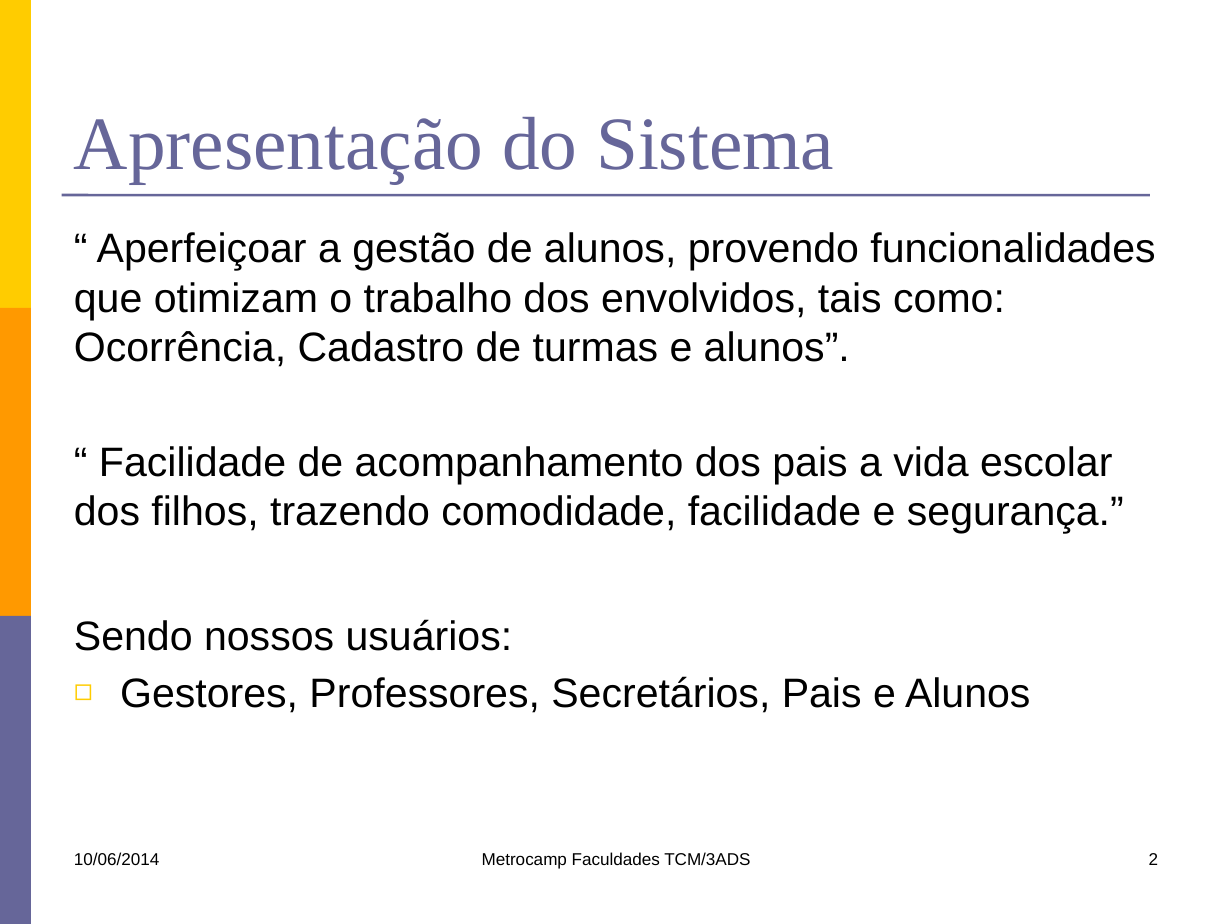
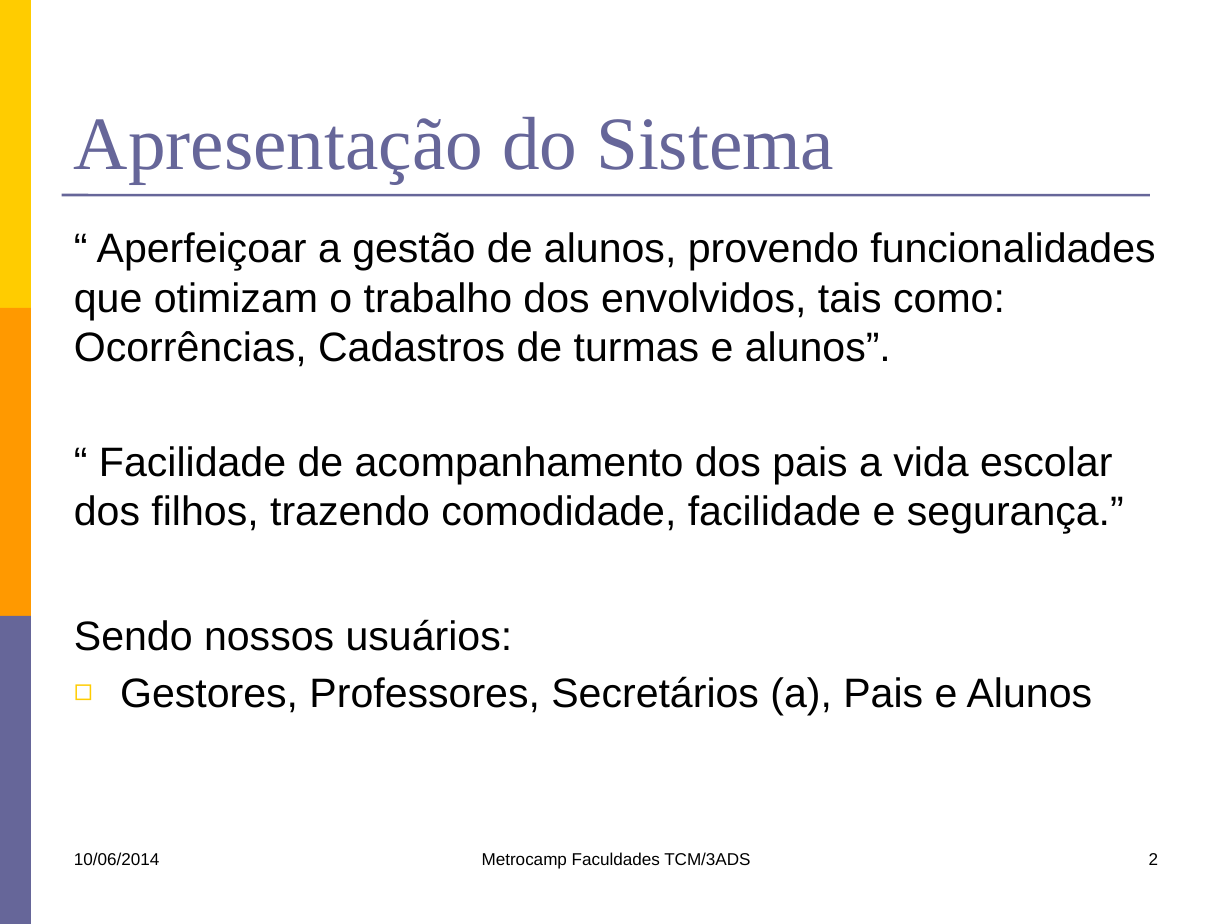
Before and after one commit to lfernandobra/pi5g1s14, a slide deck: slide 2 of documentacao/G5_Apresentacao1sem2014.pptx. Drawn at 1232x924 pixels with LibreOffice and Linux fonts; fonts in the diff are those of the drawing. Boxes give left, top, right and bottom in pixels: in the first picture for what was removed or moved away, otherwise in the second. Text is boxed around its words. In the diff, an @@ line names an element or a change of style, - is before the commit and + after.

Commit message:
Inseri os diagramas de classes e comunicação de Alunos e refinei algumas coisas da apresentação

```diff
--- a/documentacao/G5_Apresentacao1sem2014.pptx
+++ b/documentacao/G5_Apresentacao1sem2014.pptx
@@ text at box(74, 232, 1155, 367): text changed @@
-“ Aperfeiçoar a gestão de alunos, provendo funcionalidades que otimizam o trabalho dos envolvidos, tais como: Ocorrência, Cadastro de turmas e alunos”.
+“ Aperfeiçoar a gestão de alunos, provendo funcionalidades que otimizam o trabalho dos envolvidos, tais como: Ocorrências, Cadastros de turmas e alunos”.
@@ text at box(120, 676, 1093, 716): text changed @@
-◻ Gestores, Professores, Secretários, Pais e Alunos
+◻ Gestores, Professores, Secretários (a), Pais e Alunos
```
Also in this commit, not shown: 4 other slides changed, 6 slides added.
